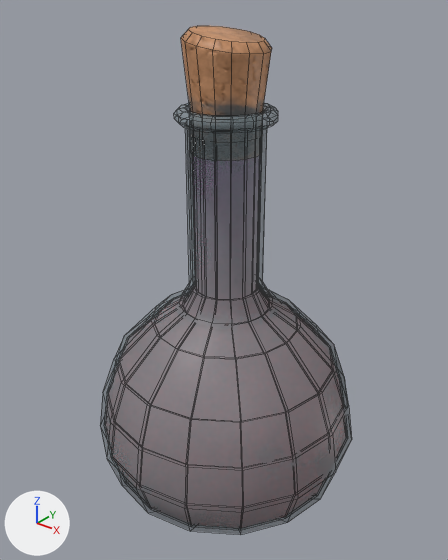
The FBX model 0_Final Exports/Potion/Potion.fbx as it was, and as the next commit left it.
One viewpoint serves both versions: a camera (50 mm lens) standing at (0.1469, -0.1851, 0.2177) and looking at (-0.0013, 0.0001, 0.1029). Arrows for +X, +Y and +Z are at lower left; the lights stay in place. Mesh edges are drawn as thin lines.

Objects in the first picture: 'cork', 'potion'.
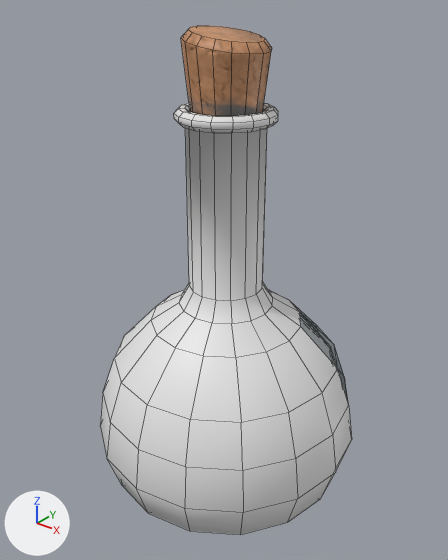
Boxes [x1, y1, x2, y2] around the edits, measured in the pictures (448 x 560 px):
part 1 of me_cylinder_006, recoloured: before [108, 283, 349, 465]; after [103, 283, 349, 470]
part 2 of me_cylinder_006, recoloured: before [107, 363, 351, 496]; after [100, 371, 352, 535]
part 3 of me_cylinder_006, recoloured: after [174, 103, 278, 133]
part 4 of me_cylinder_006, recoloured: before [204, 135, 267, 148]; after [185, 128, 267, 301]

What changed in the scene script:
```text
Add mat_glass:
    mat_glass = principled_material('glass')
    mat_glass.base_color = (0.8, 0.8, 0.8)  # white #e7e7e7
Change me_cylinder_006:
    where me_cylinder_006.from_pydata(...)  # 540 vertices, 536 faces; spans x -0.059..0.059, y -0.059..0.059, z 0.0..0.175
    used by ob_potion; location = (0.0, 0.0, 0.0)
    me_cylinder_006 part 1: 124 of the faces centred in x -0.051..0.051, y -0.051..0.051, z 0.058..0.098 switch from mat_potion to mat_glass (white #e7e7e7)
    me_cylinder_006 part 2: 112 of the faces centred in x -0.055..0.055, y -0.055..0.055, z 0.0..0.041 switch from mat_potion to mat_glass (white #e7e7e7)
    me_cylinder_006 part 3: 112 of the faces centred in x -0.019..0.019, y -0.019..0.019, z 0.169..0.175 switch from mat_potion to mat_glass (white #e7e7e7)
    me_cylinder_006 part 4: 32 of the faces centred in x -0.015..0.015, y -0.015..0.015, z 0.135 switch from mat_potion to mat_glass (white #e7e7e7)
```
